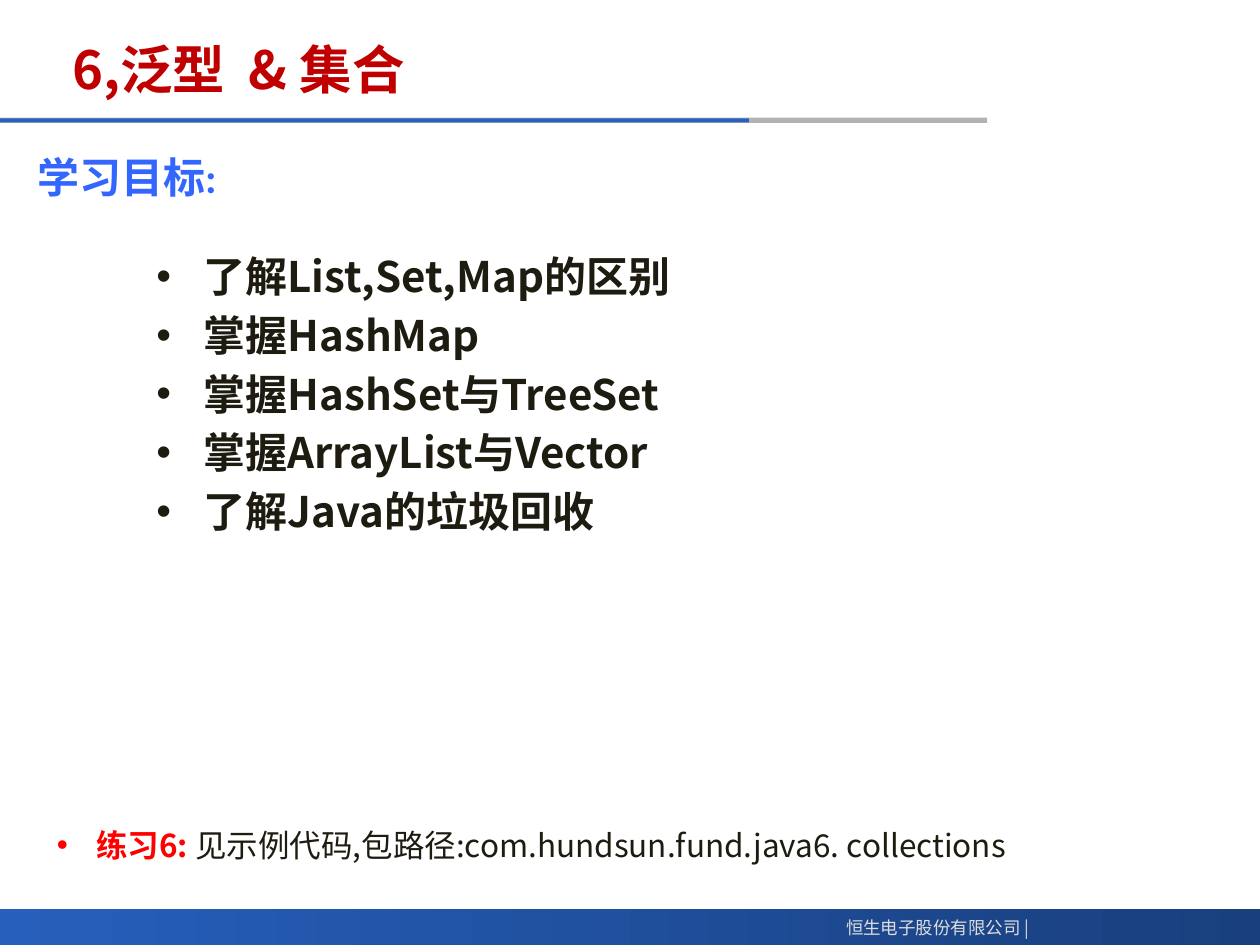
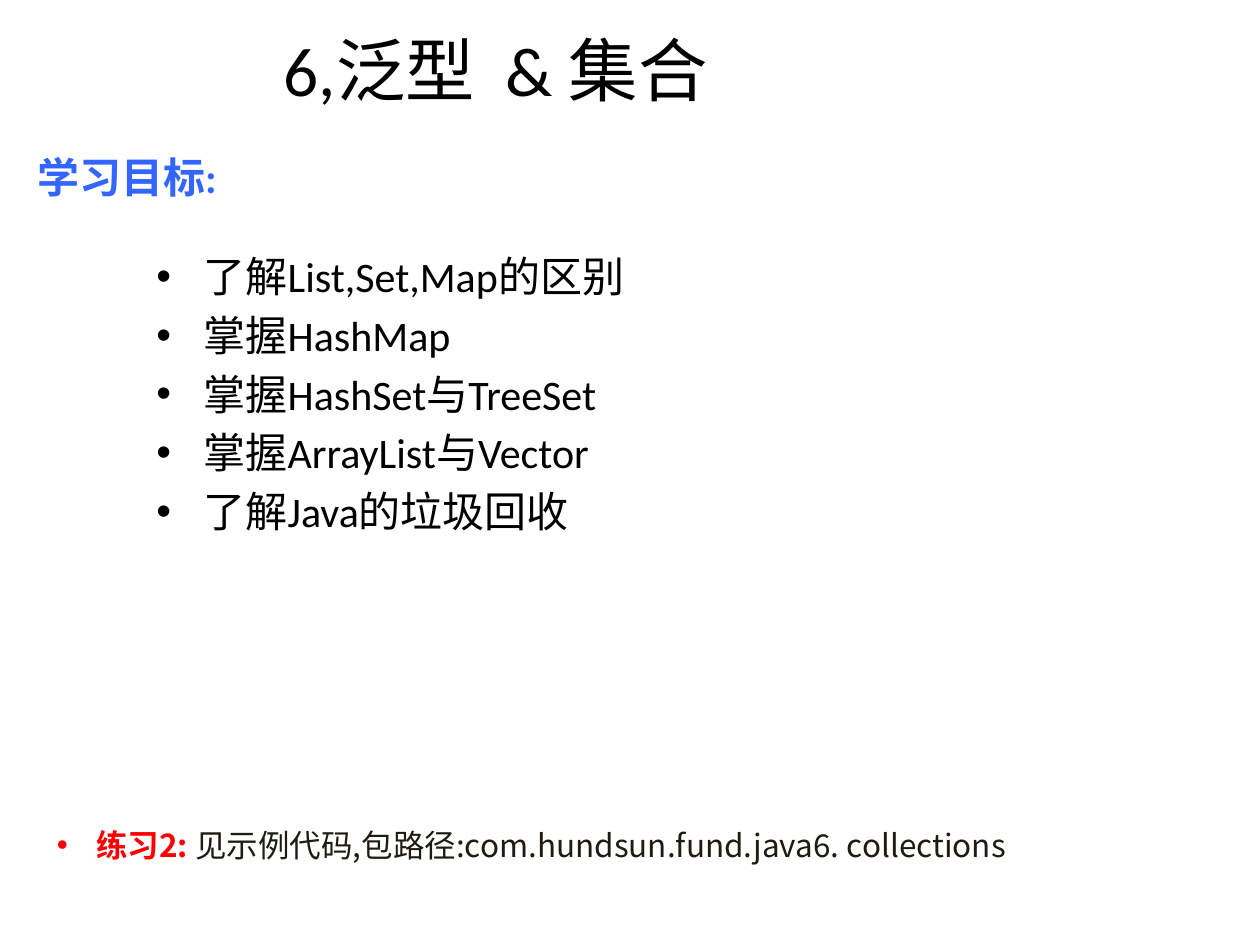
Before and after one commit to meadlai/HS-Java-Develop-GetStart, a slide deck: slide 9 of matiral/Java应用程序开发入门.pptx (slide 10 before the commit). Drawn at 1260x945 pixels with LibreOffice and Linux fonts; fonts in the diff are those of the drawing; background and template pictures are left out. Boxes give left, top, right and bottom in pixels: in the first picture for what was removed or moved away, otherwise in the second. Text is boxed around its words. In the diff, an @@ line names an element or a change of style, - is before the commit and + after.

```diff
--- a/matiral/Java应用程序开发入门.pptx
+++ b/matiral/Java应用程序开发入门.pptx
@@ title "6,泛型 & 集合" at (284, 37, 708, 105): size 30 to 39.6 pt, font Noto Sans CJK SC to Calibri, text colour #C00000 to #000000, bold off; alignment left to centre @@
@@ line removed from (0, 120) to (988, 120) @@
@@ line removed from (0, 120) to (748, 120) @@
@@ text "了解List,Set,Map的区别" at (204, 256, 624, 531): font Noto Sans CJK SC to Calibri, text colour #1E1C11 to #000000, bold off @@
@@ text at (96, 830, 1006, 865): text changed @@
-• 练习6: 见示例代码,包路径:com.hundsun.fund.java6. collections
+• 练习2: 见示例代码,包路径:com.hundsun.fund.java6. collections
@@ rectangle removed at (0, 910, 1260, 945) @@
@@ text removed at (846, 919, 1020, 936) @@
-恒生电子股份有限公司 |
```
Also in this commit, not shown: 12 other slides changed, 1 slide removed.
